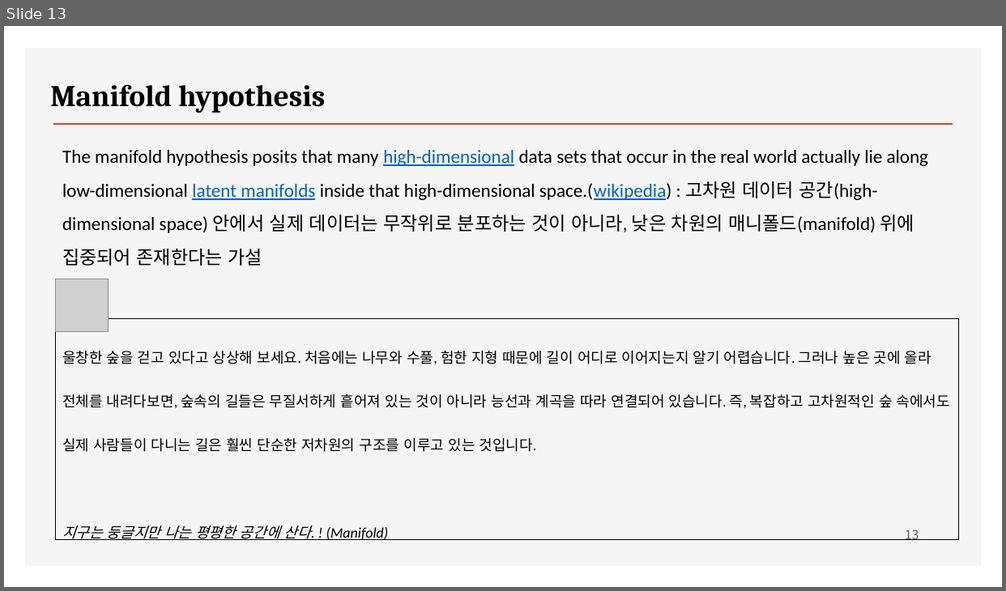
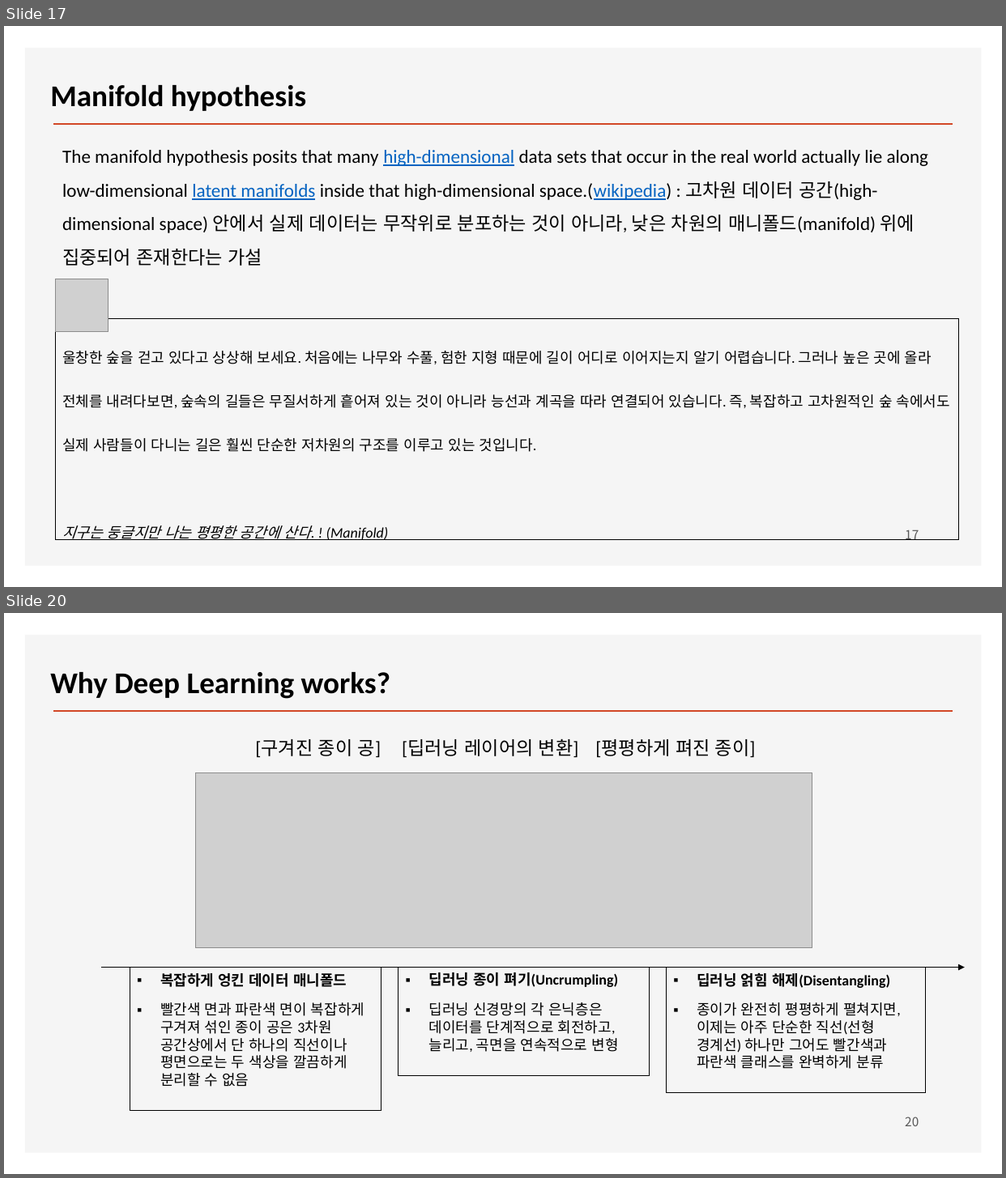
Before and after one commit to ancestor9/2026_Fall_Deep-Learning-with-Python, a slide deck: Chapter 05 Fundamentals of machine learning.pptx. Shown one above the other, each under a label of ours: slide 13 before the commit, slides 17 and 20 after it; the slides between them are not shown. The pictures are 1006x591 and 1006x1178 pixels, drawn with LibreOffice and Linux fonts; fonts in the diff are those of the drawing; grey boxes stand for pictures; background and template pictures are left out. Boxes give left, top, right and bottom in pixels: in the first picture for what was removed or moved away, otherwise in the second. Text is boxed around its words. In the diff, an @@ line names an element or a change of style, - is before the commit and + after.

```diff
--- a/Chapter 05 Fundamentals of machine learning.pptx
+++ b/Chapter 05 Fundamentals of machine learning.pptx
@@ slide 20 added at (4, 613, 1002, 1174), background #FFFFFF; not listed: 2 template elements that a slide beside it also shows @@
@@ text added at (50, 672, 390, 699), 29 pt, text #000000, bold @@
+Why Deep Learning works?
@@ text added at (255, 739, 756, 757), 18 pt, text #000000 @@
+[구겨진 종이 공] [딥러닝 레이어의 변환] [평평하게 펴진 종이]
@@ picture added at (196, 773, 812, 948) @@
@@ arrow added from (101, 968) to (965, 968), #000000 1.5 pt @@
@@ rectangle added at (130, 968, 381, 1112), outline #000000 0.75 pt, 14 pt, text #000000 @@
+▪ 복잡하게 엉킨 데이터 매니폴드
+▪ 빨간색 면과 파란색 면이 복잡하게 구겨져 섞인 종이 공은 3차원 공간상에서 단 하나의 직선이나 평면으로는 두 색상을 깔끔하게 분리할 수 없음
@@ rectangle added at (398, 968, 650, 1076), outline #000000 0.75 pt, 14 pt, text #000000 @@
+▪ 딥러닝 종이 펴기(Uncrumpling)
+▪ 딥러닝 신경망의 각 은닉층은 데이터를 단계적으로 회전하고, 늘리고, 곡면을 연속적으로 변형
@@ rectangle added at (666, 968, 926, 1093), outline #000000 0.75 pt, 14 pt, text #000000 @@
+▪ 딥러닝 얽힘 해제(Disentangling)
+▪ 종이가 완전히 평평하게 펼쳐지면, 이제는 아주 단순한 직선(선형 경계선) 하나만 그어도 빨간색과 파란색 클래스를 완벽하게 분류
@@ page number added at (905, 1117, 918, 1127), 12 pt, text #595959 @@
+20
@@ what was slide 13 is now slide 17 @@
@@ slide 17 changed as well @@
@@ text "Manifold hypothesis" at (50, 85, 306, 111): font Cambria to Calibri @@
@@ page number at (905, 530, 918, 540): text changed @@
-13
+17
```
Also in this commit, not shown: 13 other slides changed, 12 other slides added, 1 slide removed.
